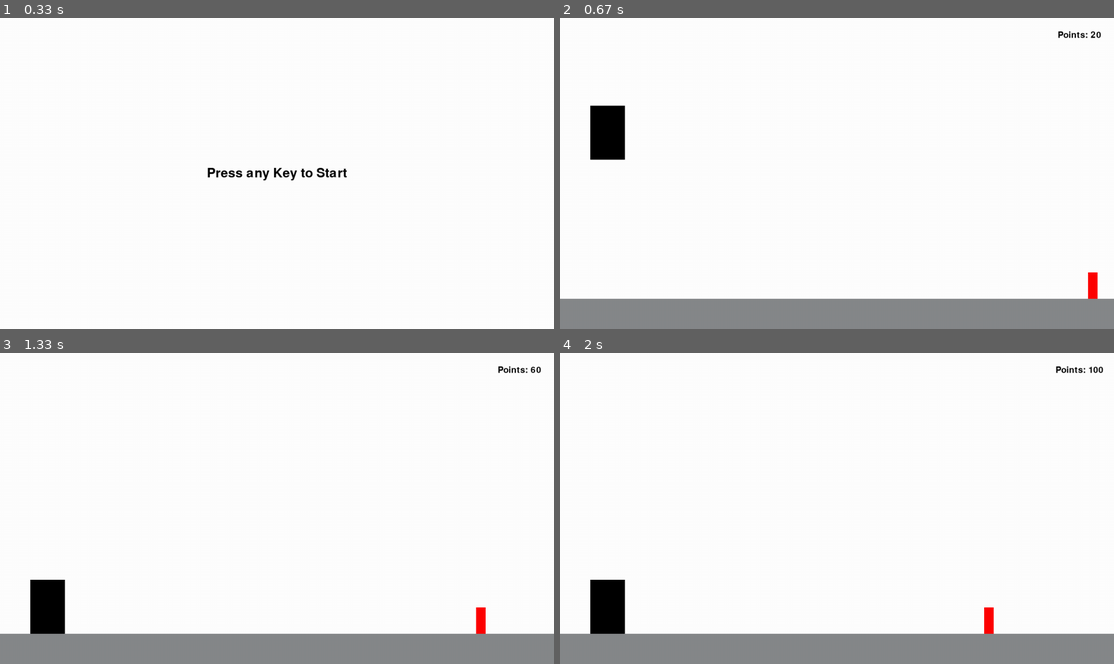
Above: before the commit, frames 1-4 (two rows, left to right).
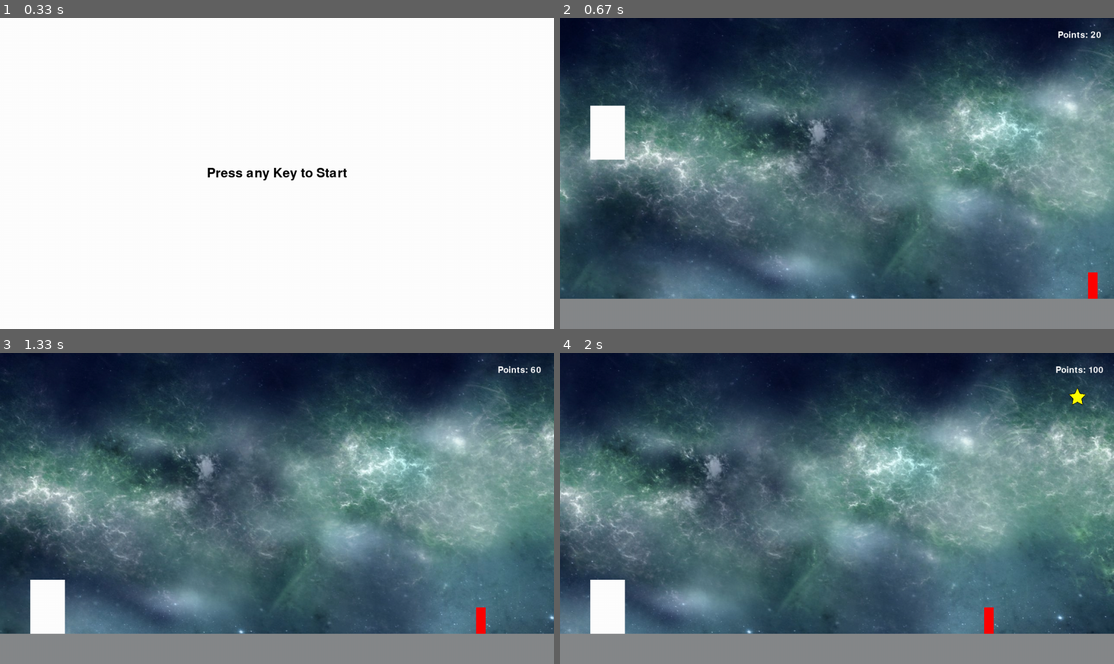
Above: after the commit, the same moments.

Repository: Mapsee/programming-2-a2
Game: pygame game, started from main.py
Same seed, same stepped clock (60 frames per second), same inputs: the game is played once before the commit and once after it.
Inputs:
- Up to frame 1 (0.33 s): no input
- Up to frame 2 (0.67 s): tap Space at 0.33 s
- Up to frame 3 (1.33 s): no input
- Up to frame 4 (2 s): no input

Frame 1 is identical in both runs. In frame 2, 90% of the frame differs, in the area x 0-100%, y 0-91%; in frame 3, 90%; in frame 4, 90%.

Commit message:
finished background

Diff:
--- a/main.py
+++ b/main.py
@@ -13,21 +13,23 @@
 HEIGHT = 720
 TITLE = "RUN RUN!"
 
-MAX_CLOUDS = 3
+MAX_STARS = 15
 GROUND_HEIGHT = HEIGHT - 70
 
 pygame.init()
 dimensions = (WIDTH, HEIGHT)
 screen = pygame.display.set_mode(dimensions)
 
-
-class Cloud(pygame.sprite.Sprite):
-    def __init__(self):
-        super().__init__()
-        self.x = WIDTH + random.randint(800, 1000)
+BG = pygame.image.load("./main_images/space.jpg")
+
+
+class Stars(pygame.sprite.Sprite):
+    def __init__(self):
+        super().__init__()
+        self.x = WIDTH + random.randint(1, 5000)
         self.y = random.randint(50, 100)
-        self.image = pygame.image.load("./main_images/cloudx.png")
-        self.image = pygame.transform.scale(self.image, (200, 100))
+        self.image = pygame.image.load("./main_images/stars.png")
+        self.image = pygame.transform.scale(self.image, (40, 40))
         self.width = 100
         self.rect = self.image.get_rect()
 
@@ -97,7 +99,7 @@
         width = 80
         height = 125
         self.image = pygame.Surface([width, height])
-        self.image.fill(BLACK)
+        self.image.fill(WHITE)
         # Rect
         self.rect = self.image.get_rect()
         # Jump
@@ -143,15 +145,15 @@
     all_sprites = pygame.sprite.Group()
     enemy_sprite_list = pygame.sprite.Group()
     player_sprite = pygame.sprite.Group()
-    cloud_sprite_list = pygame.sprite.Group()
-
-    cloud = Cloud()
+    star_sprite_list = pygame.sprite.Group()
+
+    star = Stars()
     bigger_obstacle = BiggerObstacle()
     obstacle = Obstacle()
     player = Player()
     track = Track()
 
-    cloud_sprite_list.add(cloud)
+    star_sprite_list.add(star)
     all_sprites.add(bigger_obstacle)
     all_sprites.add(player)
     all_sprites.add(track)
@@ -160,8 +162,10 @@
     enemy_sprite_list.add(bigger_obstacle)
     enemy_sprite_list.add(obstacle)
 
-    global game_speed, points
-
+    global game_speed, points, x_pos_bg, y_pos_bg
+
+    x_pos_bg = 0
+    y_pos_bg = -600
     points = 0
     game_speed = 3
     death_count = 0
@@ -173,20 +177,30 @@
         points += 1
         if points % 100 == 0:
             game_speed += 1
-        text = font.render("Points: " + str(points), True, (0, 0, 0))
+        text = font.render("Points: " + str(points), True, (255, 255, 255))
         text_rect = text.get_rect()
         text_rect.center = (1200, 40)
         screen.blit(text, text_rect)
 
+    def background():
+        global x_pos_bg, y_pos_bg
+        image_width = BG.get_width()
+        screen.blit(BG, (x_pos_bg, y_pos_bg))
+        screen.blit(BG, (image_width + x_pos_bg, y_pos_bg))
+        if x_pos_bg <= -image_width:
+            screen.blit(BG, (image_width + x_pos_bg, y_pos_bg))
+            x_pos_bg = 0
+        x_pos_bg -= game_speed
+
     # ----- LOCAL VARIABLES
     done = False
     clock = pygame.time.Clock()
 
-    # Create more clouds
-    cloud_list = []
-    for i in range(MAX_CLOUDS):
-        cloud = Cloud()
-        cloud_list.append(cloud)
+    # Create more stars
+    star_list = []
+    for i in range(MAX_STARS):
+        star = Stars()
+        star_list.append(star)
 
     # ----- MAIN LOOP
     while not done:
@@ -203,9 +217,8 @@
                 player.idle = False
         # Update the player
         all_sprites.update()
-        cloud.update()
-        for cloud in cloud_list:
-            cloud.update()
+        for star in star_list:
+            star.update()
 
         # ----- LOGIC
         death_list = pygame.sprite.spritecollide(player, enemy_sprite_list, False)
@@ -217,10 +230,12 @@
 
         # ----- DRAW
         screen.fill(WHITE)
+        background()
         all_sprites.draw(screen)
-        cloud.draw(screen)
-        for cloud in cloud_list:
-            cloud.draw(screen)
+
+        for star in star_list:
+            star.draw(screen)
+
         score()
 
         # ----- UPDATE
Binary file added: main_images/space.jpg
Binary file added: main_images/stars.png
